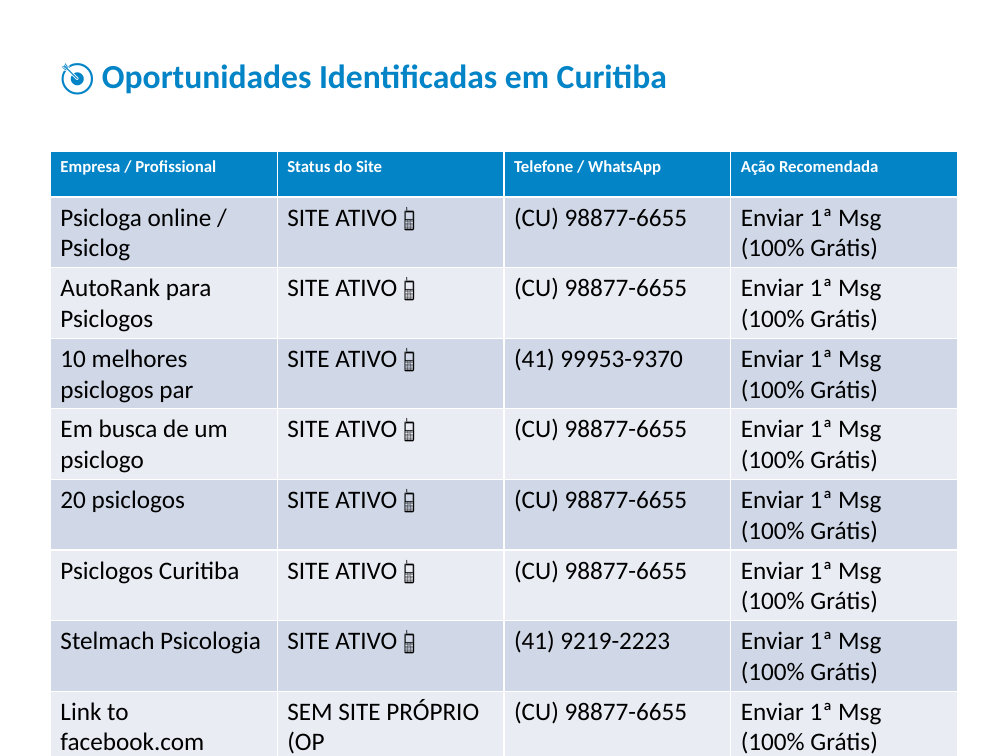
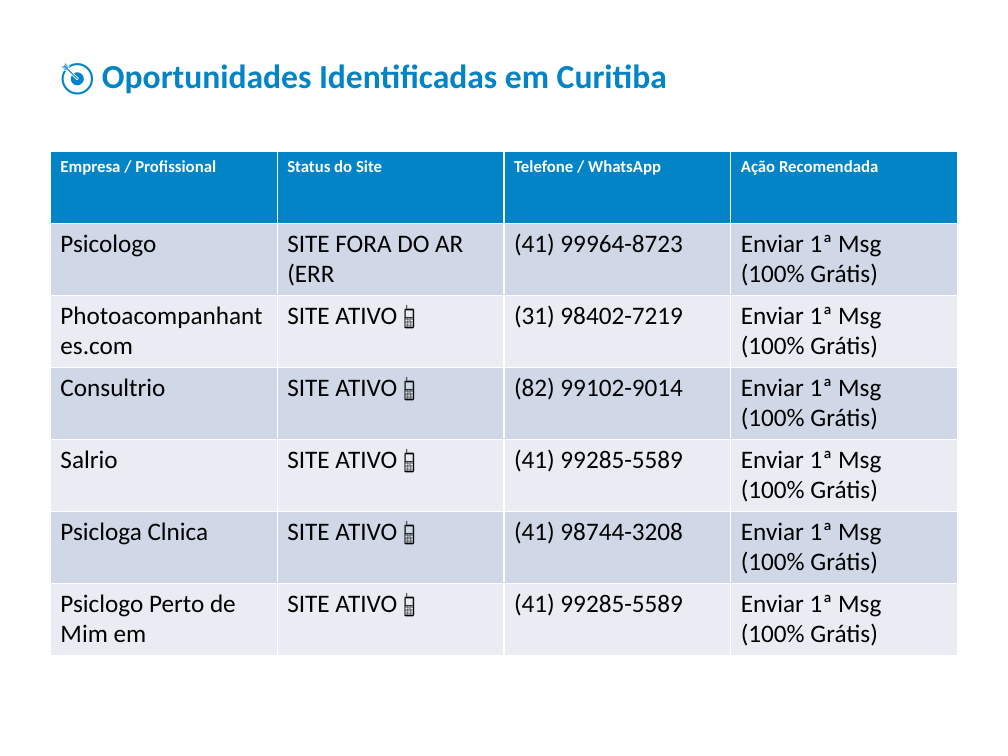
Before and after one commit to jaop2158-sketch/webfy-leads, a slide deck: slide 2 of relatorio_psicologo_curitiba.pptx. Drawn at 1008x756 pixels with LibreOffice and Linux fonts; fonts in the diff are those of the drawing. Boxes give left, top, right and bottom in pixels: in the first picture for what was removed or moved away, otherwise in the second. Text is boxed around its words. In the diff, an @@ line names an element or a change of style, - is before the commit and + after.

```diff
--- a/relatorio_psicologo_curitiba.pptx
+++ b/relatorio_psicologo_curitiba.pptx
@@ table at [50, 151, 958, 655] @@
-row 2: Psicloga online / Psiclog | SITE ATIVO 📱 | (CU) 98877-6655 | Enviar 1ª Msg (100% Grátis)
-row 3: AutoRank para Psiclogos | SITE ATIVO 📱 | (CU) 98877-6655 | Enviar 1ª Msg (100% Grátis)
-row 4: 10 melhores psiclogos par | SITE ATIVO 📱 | (41) 99953-9370 | Enviar 1ª Msg (100% Grátis)
-row 5: Em busca de um psiclogo | SITE ATIVO 📱 | (CU) 98877-6655 | Enviar 1ª Msg (100% Grátis)
-row 6: 20 psiclogos | SITE ATIVO 📱 | (CU) 98877-6655 | Enviar 1ª Msg (100% Grátis)
-row 7: Psiclogos Curitiba | SITE ATIVO 📱 | (CU) 98877-6655 | Enviar 1ª Msg (100% Grátis)
-row 8: Stelmach Psicologia | SITE ATIVO 📱 | (41) 9219-2223 | Enviar 1ª Msg (100% Grátis)
-row 9: Link to facebook.com | SEM SITE PRÓPRIO (OP | (CU) 98877-6655 | Enviar 1ª Msg (100% Grátis)
-row 10: Psicologo | SITE FORA DO AR (ERR | (41) 98484-0002 | Enviar 1ª Msg (100% Grátis)
-row 11: Emily Ann Francisco Blum | SITE ATIVO 📱 | (41) 3248-4551 | Enviar 1ª Msg (100% Grátis)
+row 2: Psicologo | SITE FORA DO AR (ERR | (41) 99964-8723 | Enviar 1ª Msg (100% Grátis)
+row 3: Photoacompanhantes.com | SITE ATIVO 📱 | (31) 98402-7219 | Enviar 1ª Msg (100% Grátis)
+row 4: Consultrio | SITE ATIVO 📱 | (82) 99102-9014 | Enviar 1ª Msg (100% Grátis)
+row 5: Salrio | SITE ATIVO 📱 | (41) 99285-5589 | Enviar 1ª Msg (100% Grátis)
+row 6: Psicloga Clnica | SITE ATIVO 📱 | (41) 98744-3208 | Enviar 1ª Msg (100% Grátis)
+row 7: Psiclogo Perto de Mim em | SITE ATIVO 📱 | (41) 99285-5589 | Enviar 1ª Msg (100% Grátis)
```
Also in this commit, not shown: 5 other files.
